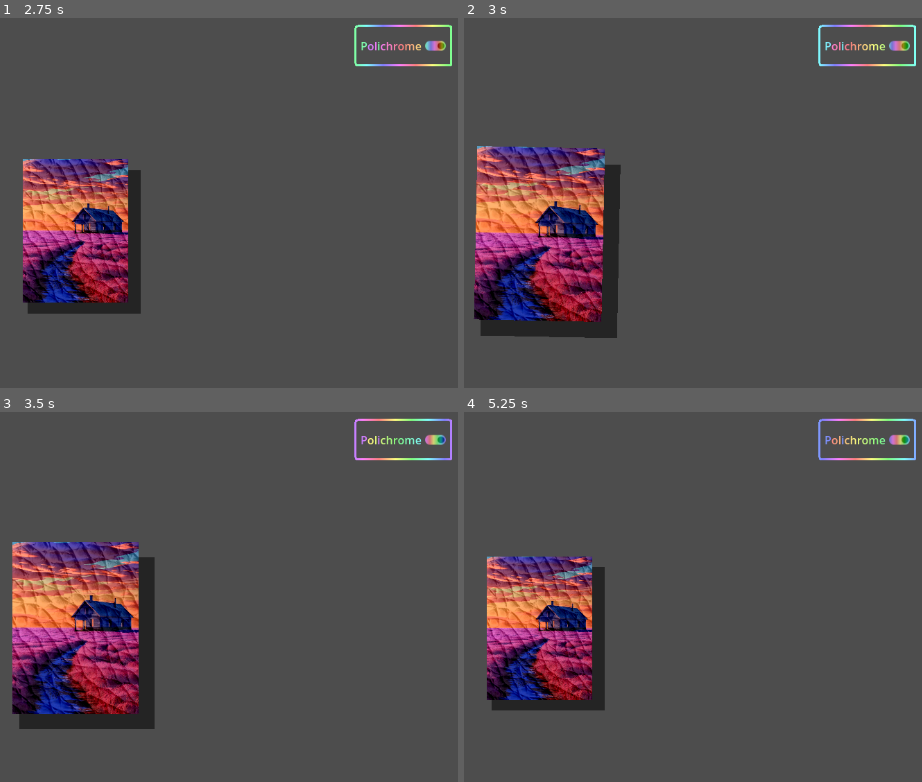
Above: before the commit, frames 1-4 (two rows, left to right).
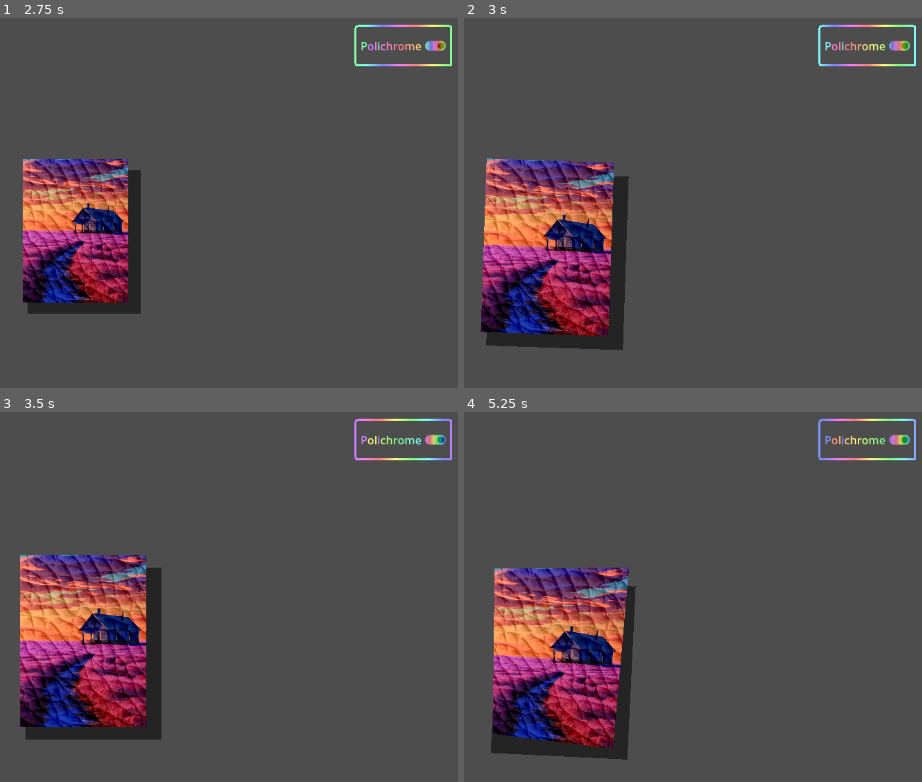
Above: after the commit, the same moments.

Repository: SphinxKingStone/NotBalatro
Game: Godot game, scene res://scenes/main.tscn
The game is run twice, just before and just after one commit, with the same random seed, the same clock (stepped at 60 frames per second) and the same inputs.
Inputs (mouse positions are in pixels of both pictures, inside the frame that each line leads up to):
- Up to frame 1 (2.75 s): click "Polichrome" at 0.5 s; click "Polichrome" at 1.25 s; click "Polichrome" at 2 s
- Up to frame 2 (3 s): move the mouse to (537, 228) at 2.77 s; click (537, 228) at 2.92 s
- Up to frame 3 (3.5 s): no input
- Up to frame 4 (5.25 s): move the mouse to (outside the picture) at 3.52 s; click (outside the picture) at 3.67 s; move the mouse to (619, 526) at 4.27 s; click (619, 526) at 4.42 s; move the mouse to (500, 715) at 5.02 s; click (500, 715) at 5.17 s

Frame 1 is identical in both runs. In frame 2, 15% of the frame differs, in the area x 2-37%, y 34-90%; in frame 3, 14%; in frame 4, 16%, in the area x 5-38%, y 38-95%.

Commit message:
fix card position bug

Diff:
--- a/scripts/card.gd
+++ b/scripts/card.gd
@@ -79,7 +79,7 @@
 
 	if event.is_pressed():
 		following_mouse = true
-		offset = get_global_mouse_position() - global_position
+		offset = get_global_mouse_position() - position
 	else:
 		# drop card
 		following_mouse = false
